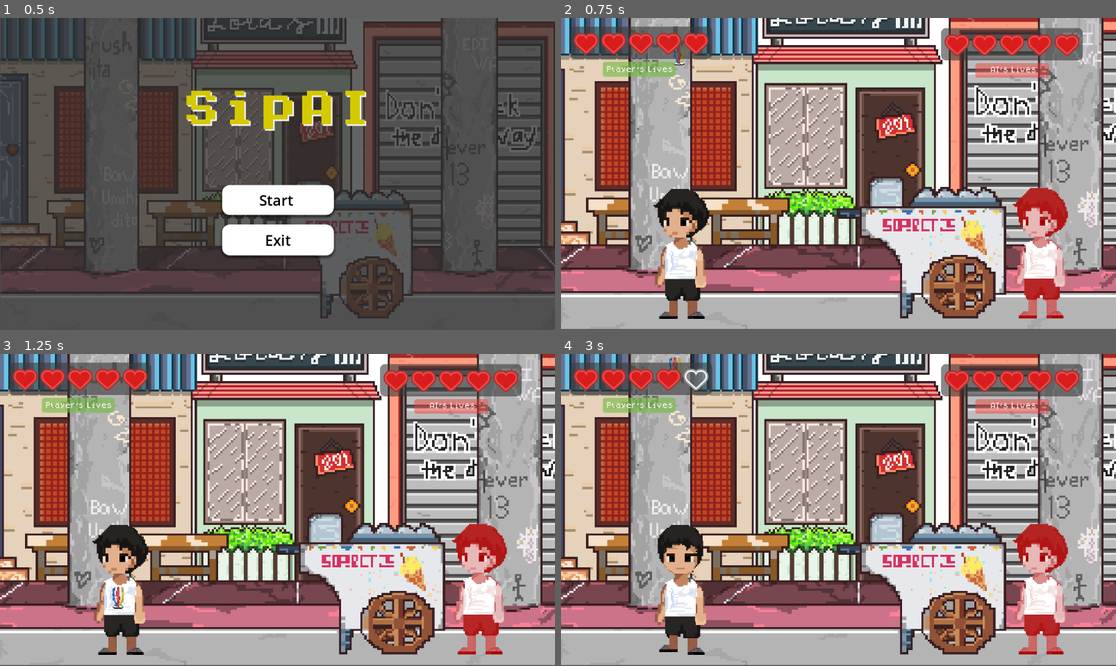
Above: before the commit, frames 1-4 (two rows, left to right).
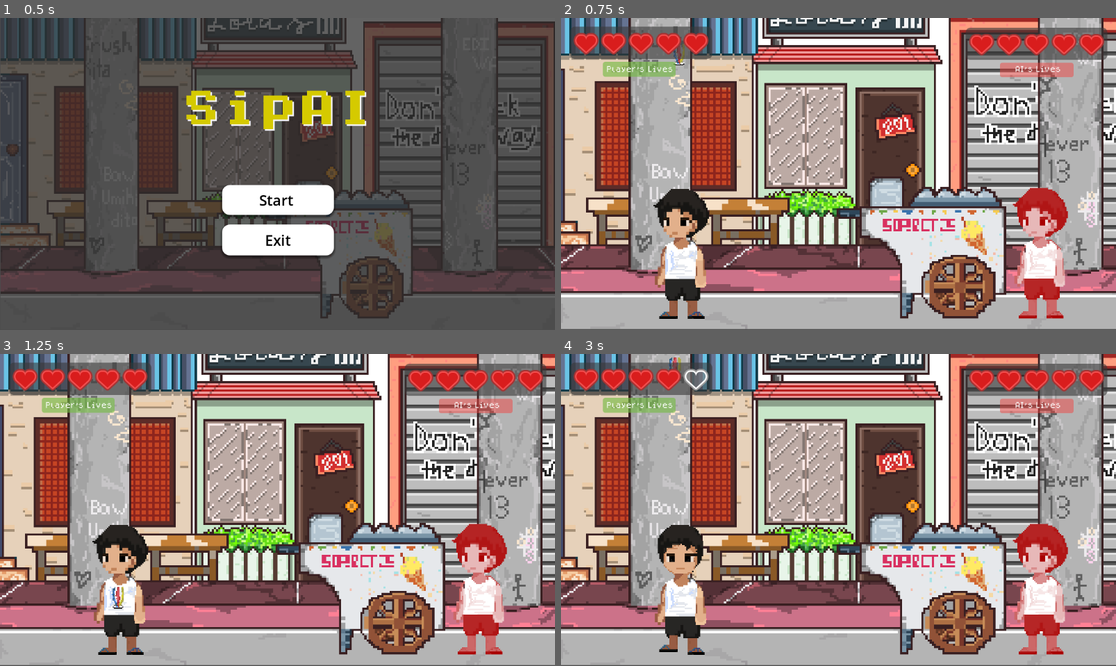
Above: after the commit, the same moments.

Repository: jehya/SipAI
Game: Godot game, scene res://scenes/main_menu.tscn
Two runs of this game, one before a commit and one after it. Both use one fixed random seed, a clock stepped at 60 frames per second and the inputs below.
Inputs:
- Up to frame 1 (0.5 s): no input
- Up to frame 2 (0.75 s): click "Start" at 0.5 s
- Up to frame 3 (1.25 s): no input
- Up to frame 4 (3 s): hold D (move_right) 1.28-2.78 s; tap L (kick_high) at 1.35 s; tap K (kick_medium) at 2.1 s; hold Left (move_left) from 2.78 s (still down); tap J (kick_short) at 2.85 s

Frame 1 is identical in both runs. In frame 2, 2.2% of the frame differs, in the area x 68-99%, y 3-20%; in frame 3, 2.2%; in frame 4, 2.2%.

Commit message:
updated UI for lives

Diff:
--- a/scenes/game.tscn
+++ b/scenes/game.tscn
@@ -614,10 +614,10 @@
 layout_mode = 2
 
 [node name="AI_Panel" type="Panel" parent="CanvasLayer"]
-offset_left = 789.0
-offset_top = 21.0
-offset_right = 1083.0
-offset_bottom = 88.0
+offset_left = 840.0
+offset_top = 20.0
+offset_right = 1134.0
+offset_bottom = 87.0
 theme_override_styles/panel = SubResource("StyleBoxFlat_iywne")
 script = ExtResource("5_u5sy4")
 heart_full = ExtResource("6_gee14")
@@ -648,19 +648,19 @@
 offset_right = 47.0
 offset_bottom = 53.0
 
+[node name="AI_Heart5" type="TextureRect" parent="CanvasLayer/AI_Panel/HBoxContainer"]
+layout_mode = 2
+
+[node name="AI_Heart4" type="TextureRect" parent="CanvasLayer/AI_Panel/HBoxContainer"]
+layout_mode = 2
+
+[node name="AI_Heart3" type="TextureRect" parent="CanvasLayer/AI_Panel/HBoxContainer"]
+layout_mode = 2
+
+[node name="AI_Heart2" type="TextureRect" parent="CanvasLayer/AI_Panel/HBoxContainer"]
+layout_mode = 2
+
 [node name="AI_Heart1" type="TextureRect" parent="CanvasLayer/AI_Panel/HBoxContainer"]
-layout_mode = 2
-
-[node name="AI_Heart2" type="TextureRect" parent="CanvasLayer/AI_Panel/HBoxContainer"]
-layout_mode = 2
-
-[node name="AI_Heart3" type="TextureRect" parent="CanvasLayer/AI_Panel/HBoxContainer"]
-layout_mode = 2
-
-[node name="AI_Heart4" type="TextureRect" parent="CanvasLayer/AI_Panel/HBoxContainer"]
-layout_mode = 2
-
-[node name="AI_Heart5" type="TextureRect" parent="CanvasLayer/AI_Panel/HBoxContainer"]
 layout_mode = 2
 
 [node name="TurnManager" type="Node" parent="."]
--- a/scripts/turn_manager.gd
+++ b/scripts/turn_manager.gd
@@ -68,10 +68,10 @@
 		# Only switch turn if juggling was successful
 		required_juggles += 1
 
-		if current_turn == "Player":
-			player_lives = 10
-		else:
-			ai_lives = 10
+		#if current_turn == "Player":
+			#player_lives = 5
+		#else:
+			#ai_lives = 5
 
 		current_turn = "AI" if current_turn == "Player" else "Player"
 
